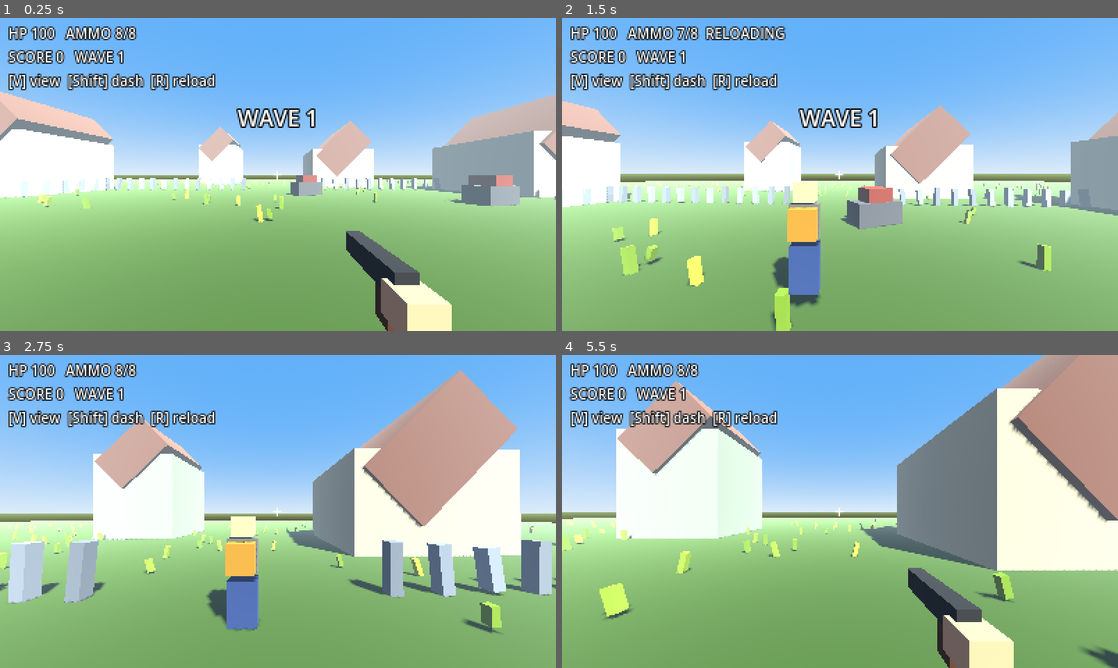
Above: before the commit, frames 1-4 (two rows, left to right).
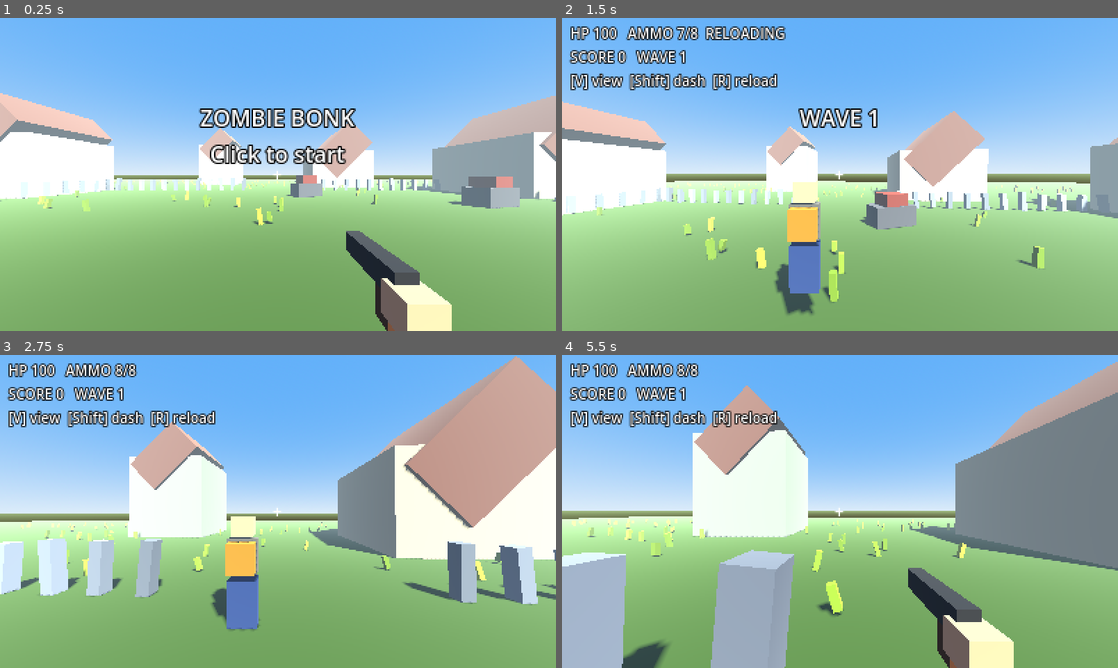
Above: after the commit, the same moments.

Repository: ChaoticEmperor/project-dweller
Game: Godot game, scene res://main.tscn
Two runs of this game, one before a commit and one after it. Both use one fixed random seed, a clock stepped at 60 frames per second and the inputs below.
Inputs (mouse positions are in pixels of both pictures, inside the frame that each line leads up to):
- Up to frame 1 (0.25 s): no input
- Up to frame 2 (1.5 s): tap Enter at 0.5 s; move the mouse to (867, 174) at 0.52 s; hold W from 0.53 s (still down); tap V at 0.6 s; click (867, 174) at 0.67 s; tap Space at 0.77 s; move the mouse to (812, 174) at 1.27 s; tap R at 1.35 s; click (812, 174) at 1.42 s
- Up to frame 3 (2.75 s): keep holding W; tap Space at 1.52 s; move the mouse to (289, 505) at 2.02 s; tap Enter at 2.1 s; click (289, 505) at 2.17 s
- Up to frame 4 (5.5 s): keep holding W; move the mouse to (834, 517) at 2.77 s; tap Shift at 2.85 s; click (834, 517) at 2.92 s; tap Space at 3.02, 3.77, 4.52 s; move the mouse to (878, 514) at 3.52 s; tap V at 3.6 s; click (878, 514) at 3.67 s; move the mouse to (795, 508) at 4.27 s; tap R at 4.35 s; click (795, 508) at 4.42 s; move the mouse to (845, 511) at 5.02 s; tap Enter at 5.1 s; click (845, 511) at 5.17 s

The runs differ from the first frame. In frame 1, 6.7% of the frame differs, in the area x 0-100%, y 2-67%; in frame 2, 13%; in frame 3, 28%; in frame 4, 41%, in the area x 0-100%, y 0-100%.

Commit message:
Add web export preset and click-to-start screen
Co-Authored-By: Claude Opus 5.5 <noreply@anthropic.com>
Claude-Session: https://claude.ai/code/session_01BdejgretgPd9xpauuT7qXJ

Diff:
--- a/main.gd
+++ b/main.gd
@@ -35,6 +35,7 @@
 var recoil := 0.0
 var dead := false
 var hurt_flash := 0.0
+var started := false
 
 func mat(c: Color) -> StandardMaterial3D:
 	var k := c.to_html()
@@ -68,8 +69,7 @@
 	build_world()
 	build_player()
 	build_hud()
-	Input.mouse_mode = Input.MOUSE_MODE_CAPTURED
-	next_wave()
+	center.text = "ZOMBIE BONK\nClick to start"
 
 # ---------------- WORLD ----------------
 func build_world() -> void:
@@ -212,6 +212,9 @@
 		pivot.rotation.x = clamp(pivot.rotation.x - ev.relative.y * 0.003, -1.4, 1.4)
 	if ev is InputEventMouseButton and ev.pressed:
 		Input.mouse_mode = Input.MOUSE_MODE_CAPTURED
+		if not started:
+			started = true
+			next_wave()
 	if ev is InputEventKey and ev.pressed and not ev.echo:
 		match ev.keycode:
 			KEY_ESCAPE: Input.mouse_mode = Input.MOUSE_MODE_VISIBLE
@@ -231,6 +234,8 @@
 		reloading = 0.9
 
 func _physics_process(dt: float) -> void:
+	if not started:
+		return
 	if dead:
 		center.text = "YOU GOT BONKED!\nScore %d  -  Wave %d\n[Enter] to try again" % [score, wave]
 		return
Not shown, added: export_presets.cfg
